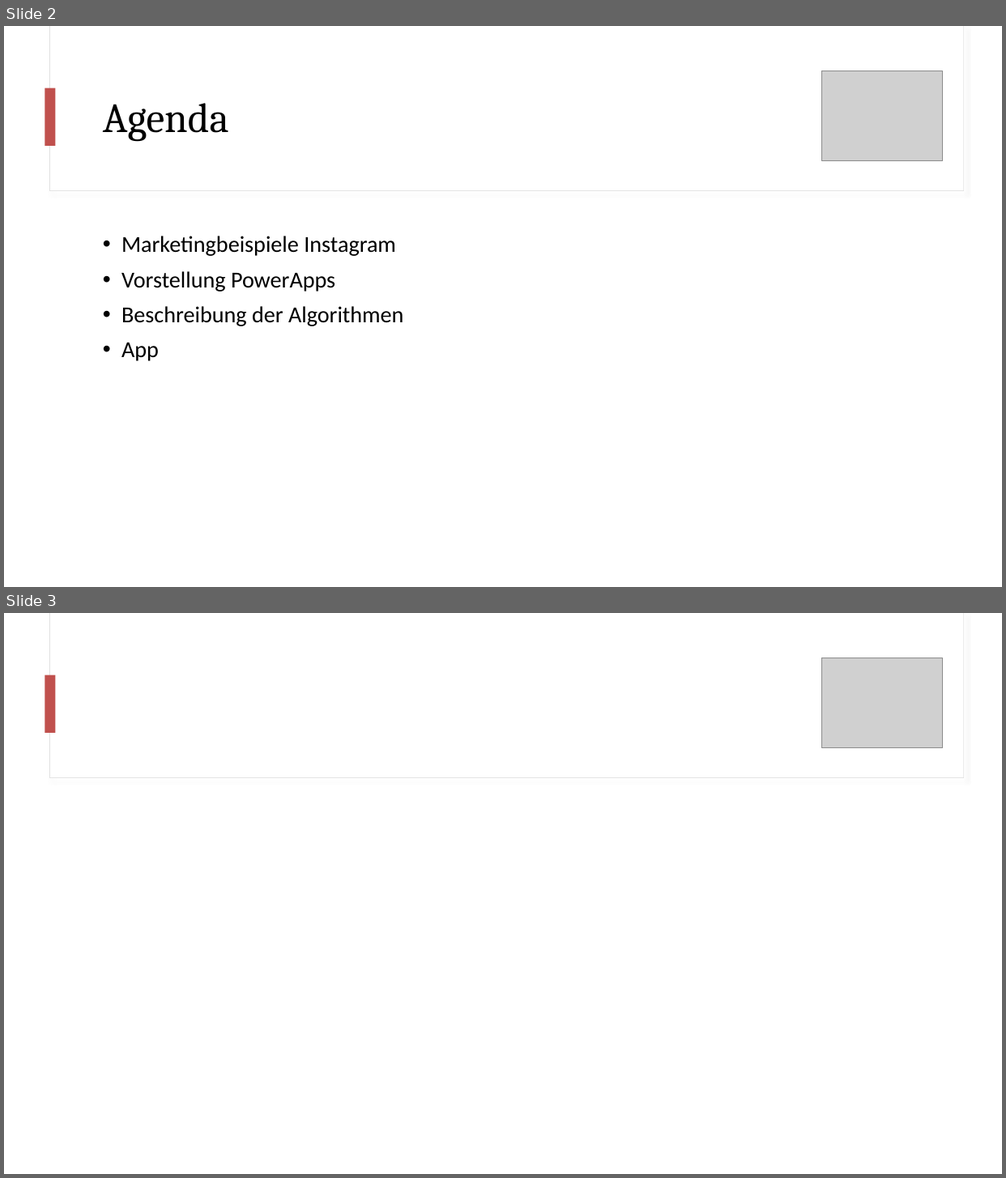
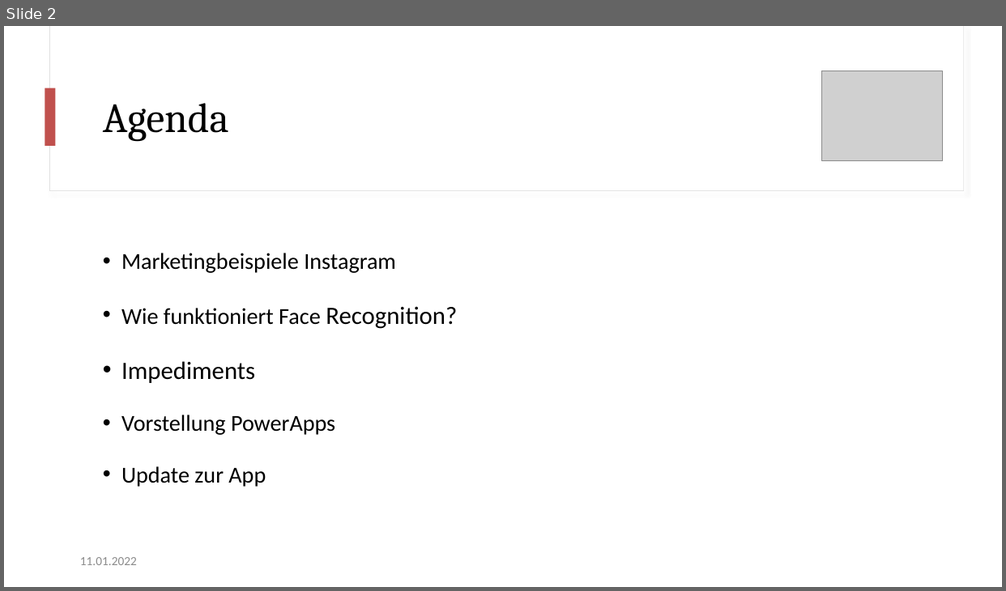
Before and after one commit to florian-frey/FaceBank, a slide deck: presentations/presentation-22_01_13.pptx. Shown one above the other, each under a label of ours: slides 2 and 3 before the commit, slide 2 after it. The pictures are 1006x1178 and 1006x591 pixels, drawn with LibreOffice and Linux fonts; fonts in the diff are those of the drawing; grey boxes stand for pictures. Boxes give left, top, right and bottom in pixels: in the first picture for what was removed or moved away, otherwise in the second. Text is boxed around its words. In the diff, an @@ line names an element or a change of style, - is before the commit and + after.

```diff
--- a/presentations/presentation-22_01_13.pptx
+++ b/presentations/presentation-22_01_13.pptx
@@ slide 3 removed at (4,613,1002,1174), background #FFFFFF @@
@@ rectangle removed at (49,613,964,778) @@
@@ rectangle removed at (50,613,964,777) @@
@@ picture removed at (822,658,942,747) @@
@@ rectangle removed at (45,675,56,733) @@
@@ slide 2 changed as well @@
@@ text at (121,253,396,435): line spacing 0.9 to 1.5 @@
@@ text at (121,306,457,383): paragraphs added @@
+• Wie funktioniert Face Recognition?
+• Impediments
@@ text at (121,467,266,487): text changed @@
-• Beschreibung der Algorithmen
-• App
+• Update zur App
@@ text added at (80,557,137,565), 12 pt, text #8C8C8C @@
+11.01.2022
```
Also in this commit, not shown: 1 other slide changed, 8 slides added.
